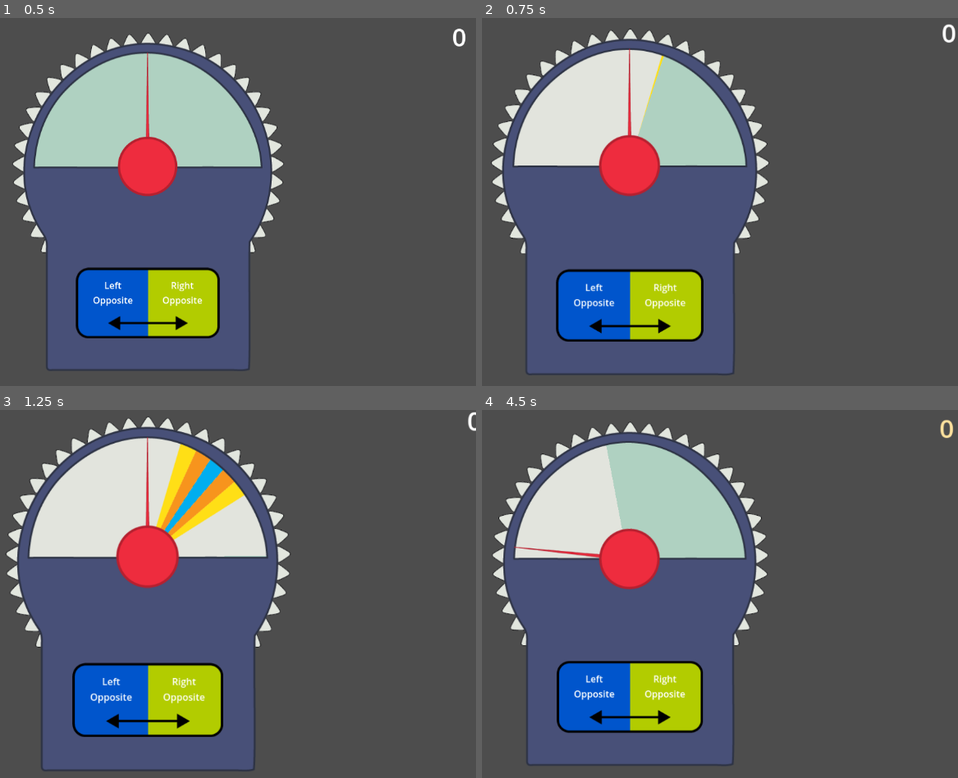
Above: before the commit, frames 1-4 (two rows, left to right).
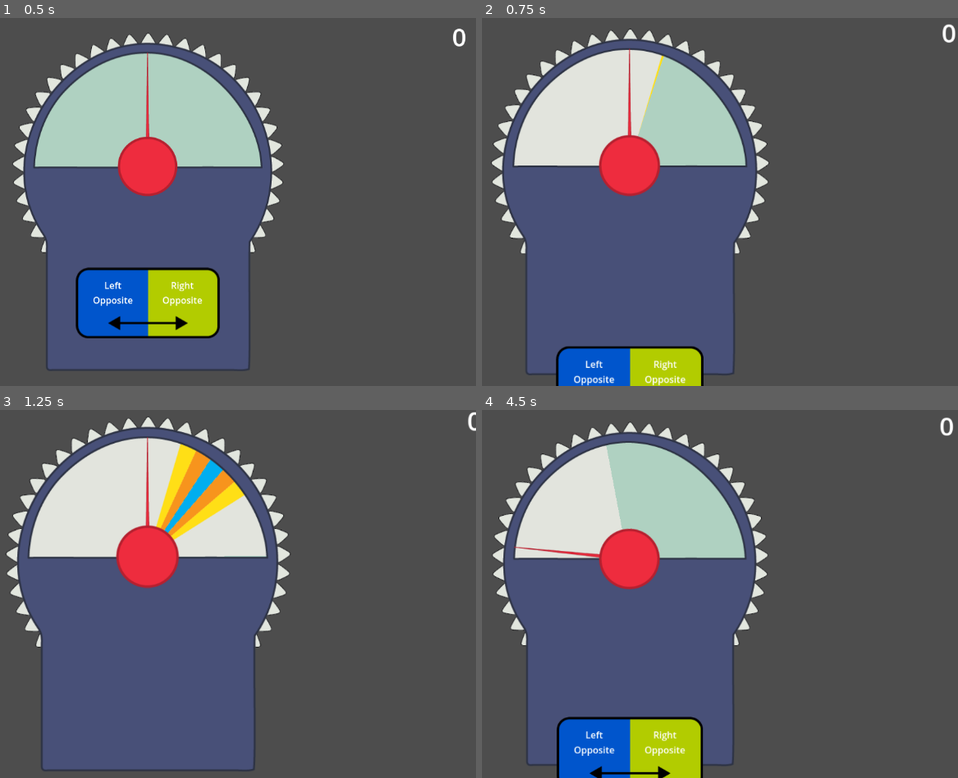
Above: after the commit, the same moments.

Repository: EshanDoes/wavelength--digital-version-
Game: Godot game, scene res://main.tscn
The game is run twice, just before and just after one commit, with the same random seed, the same clock (stepped at 60 frames per second) and the same inputs.
Inputs (mouse positions are in pixels of both pictures, inside the frame that each line leads up to):
- Up to frame 1 (0.5 s): no input
- Up to frame 2 (0.75 s): tap Enter at 0.5 s; move the mouse to (772, 183) at 0.52 s; press the mouse at (772, 183) at 0.53 s; hold Right from 0.53 s (still down)
- Up to frame 3 (1.25 s): keep holding Right
- Up to frame 4 (4.5 s): move the mouse to (501, 612) at 1.27 s; release Right at 1.28 s; release the mouse at (501, 612) at 1.28 s; hold Down 1.28-2.03 s; click (501, 612) at 1.35 s; tap Space at 2, 3.5 s; move the mouse to (696, 513) at 2.02 s; press the mouse at (696, 513) at 2.03 s; hold Right 2.03-2.78 s; tap Alt at 2.1 s; tap Enter at 2.75 s; move the mouse to (596, 667) at 2.77 s; release the mouse at (596, 667) at 2.78 s; hold Up 2.78-3.53 s; tap Shift at 2.85 s; click (596, 667) at 3.05 s; move the mouse to (824, 649) at 3.52 s; press the mouse at (824, 649) at 3.53 s; hold Left from 3.53 s (still down); move the mouse to (outside the picture) at 4.27 s; release the mouse at (outside the picture) at 4.28 s; click (outside the picture) at 4.35 s

Frame 1 is identical in both runs. In frame 2, 9.4% of the frame differs, in the area x 15-47%, y 68-100%; in frame 3, 6.3%; in frame 4, 9.1%.

Commit message:
Hourly Commit 5.5 (Day 8)
Updated README, made the card go down when clicked, installed a plugin for the future use of AI in the game, made sure the text effect only happened when the points added isn't 0, and added more opposites.

Diff:
--- a/opposites.tres
+++ b/opposites.tres
@@ -21,26 +21,26 @@
 "left_side": "Out of its time",
 "right_side": "Ahead of its time"
 }, {
-"left_side": " ",
-"right_side": " "
+"left_side": "Big Building",
+"right_side": "Small Building"
 }, {
-"left_side": " ",
-"right_side": " "
+"left_side": "Weak",
+"right_side": "Strong"
 }, {
-"left_side": " ",
-"right_side": " "
+"left_side": "Short Word",
+"right_side": "Long Word"
 }, {
-"left_side": " ",
-"right_side": " "
+"left_side": "Best spot for vacation",
+"right_side": "Worst spot for vacation"
 }, {
-"left_side": " ",
-"right_side": " "
+"left_side": "Serious Media",
+"right_side": "Comedic Media"
 }, {
-"left_side": " ",
-"right_side": " "
+"left_side": "Hot",
+"right_side": "Cold"
 }, {
-"left_side": " ",
-"right_side": " "
+"left_side": "Skillful Game",
+"right_side": "Lucky Game"
 }, {
 "left_side": " ",
 "right_side": " "
--- a/scripts/cards.gd
+++ b/scripts/cards.gd
@@ -2,6 +2,10 @@
 
 var leftColor = Color.from_hsv(1,1,1)
 var rightColor = Color.from_hsv(1,1,1)
+
+var addedY = 0
+
+var oppositesJSON = "res://opposites.tres"
 
 func _ready():
 	randomColors()
@@ -13,3 +17,23 @@
 
 	$lefthalf.modulate = leftColor
 	$righthalf.modulate = rightColor
+
+	readOpposites()
+
+# Detect when the mouse clicks and hide the card while the cover is open
+func _input(event):
+	if(event.is_action_pressed("click") and $"/root/Main/Board Cover".rotation_degrees == 0):
+		for i in 50:
+			addedY = ease(i/50.0, 0.3) * 220
+			self.position.y = 500 + addedY
+
+			await get_tree().create_timer(0.01).timeout
+		await get_tree().create_timer(3).timeout
+		for i in 50:
+			addedY = 220 - ease(i/50.0, 0.3) * 220
+			self.position.y = 500 + addedY
+
+			await get_tree().create_timer(0.01).timeout
+
+func readOpposites():
+	print(JSON.new().parse(oppositesJSON))
--- a/scripts/selector.gd
+++ b/scripts/selector.gd
@@ -17,8 +17,10 @@
 	if(event.is_action_pressed("click") and $"/root/Main/Board Cover".rotation_degrees == 0):
 		totalpoints += pointsadded
 
-		await get_tree().create_timer(3.8).timeout
-		textEffect(25.0)
+		if(not pointsadded == 0):
+			await get_tree().create_timer(3.8).timeout
+			textEffect(25.0)
+			print("Text updated!")
 
 # Detect collision (slightly unoptimized)
 func four_entered(area: Area2D) -> void:
Not shown, added: addons/godot_llm/godot_llm.gdextension.uid
Not shown, changed: README.md
Not shown, added: addons/godot_llm/bin/libgodot_llm.android.debug.aarch64.so
Not shown, added: addons/godot_llm/bin/libgodot_llm.android.release.aarch64.so
Not shown, added: addons/godot_llm/bin/libgodot_llm.darwin.debug.universal.dylib
Not shown, added: addons/godot_llm/bin/libgodot_llm.darwin.release.universal.dylib
Not shown, added: addons/godot_llm/bin/libgodot_llm.linux.debug.x86_64.so
Not shown, added: addons/godot_llm/bin/libgodot_llm.linux.release.x86_64.so
Not shown, added: addons/godot_llm/bin/libgodot_llm.windows.debug.amd64.dll
Not shown, added: addons/godot_llm/bin/libgodot_llm.windows.release.amd64.dll
Not shown, added: addons/godot_llm/bin/~libgodot_llm.windows.release.amd64.dll
Not shown, added: addons/godot_llm/godot_llm.gdextension
(and 2 more such lines)
